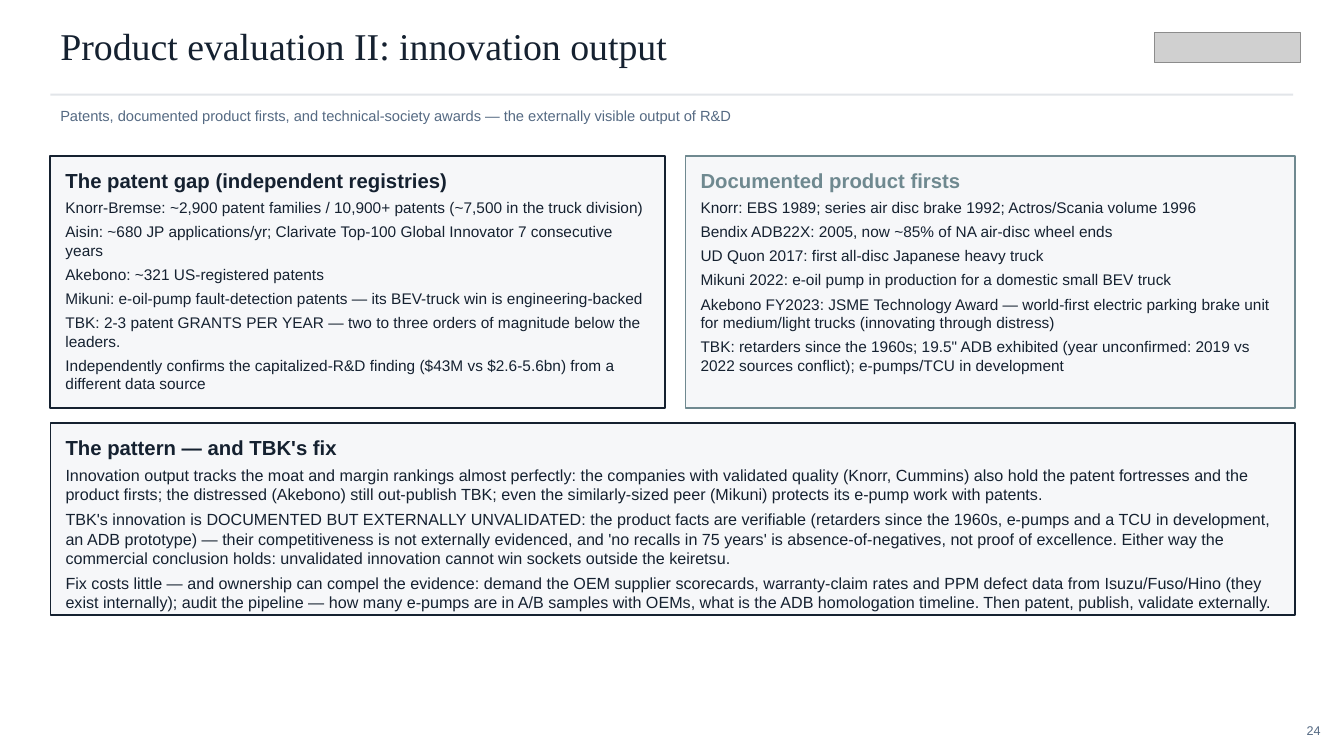
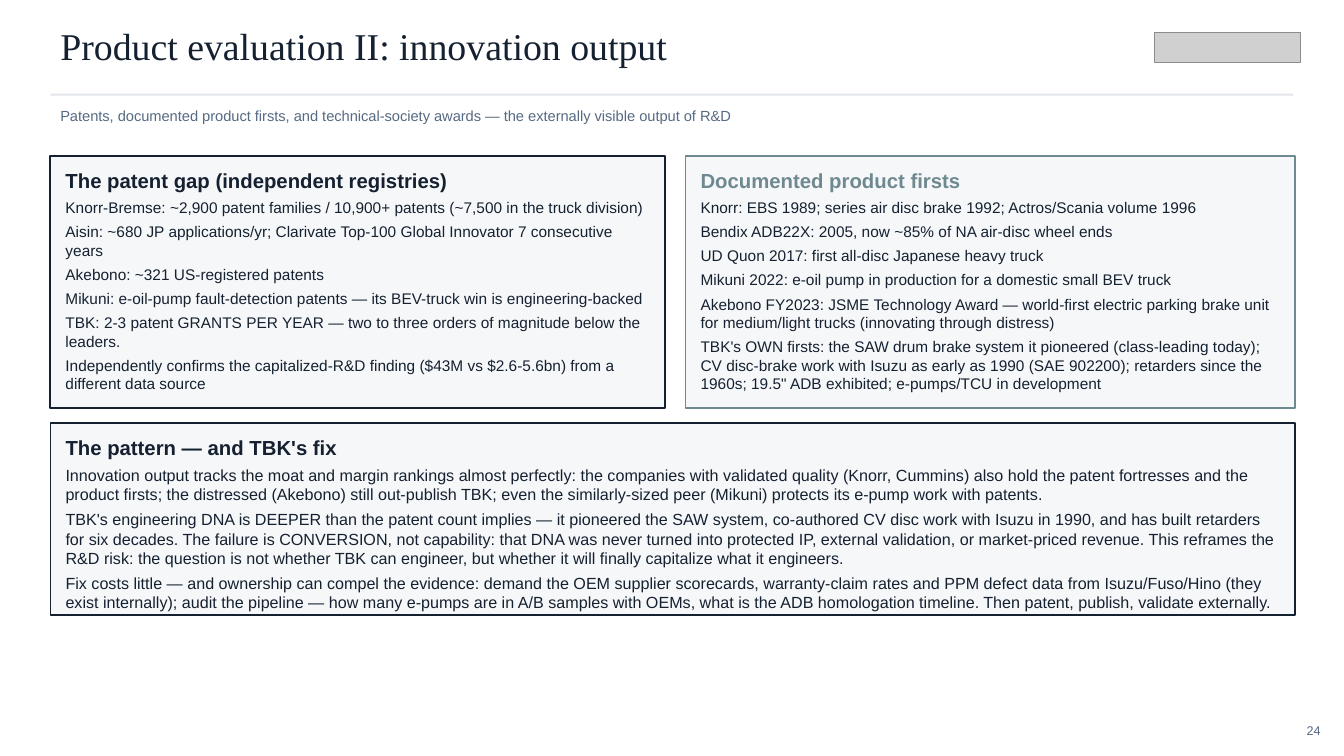
Before and after one commit to charette-lab/Claude, a slide deck: slide 24 of TBK_rd_gap_slides.pptx. Drawn at 1344x756 pixels with LibreOffice and Linux fonts; fonts in the diff are those of the drawing; grey boxes stand for pictures. Boxes give left, top, right and bottom in pixels: in the first picture for what was removed or moved away, otherwise in the second. Text is boxed around its words. In the diff, an @@ line names an element or a change of style, - is before the commit and + after.

```diff
--- a/TBK_rd_gap_slides.pptx
+++ b/TBK_rd_gap_slides.pptx
@@ text in rectangle at [701,341,1262,392]: text changed @@
-TBK: retarders since the 1960s; 19.5" ADB exhibited (year unconfirmed: 2019 vs 2022 sources conflict); e-pumps/TCU in development
+TBK's OWN firsts: the SAW drum brake system it pioneered (class-leading today); CV disc-brake work with Isuzu as early as 1990 (SAE 902200); retarders since the 1960s; 19.5" ADB exhibited; e-pumps/TCU in development
@@ text in rectangle at [66,513,1274,568]: text changed @@
-TBK's innovation is DOCUMENTED BUT EXTERNALLY UNVALIDATED: the product facts are verifiable (retarders since the 1960s, e-pumps and a TCU in development, an ADB prototype) — their competitiveness is not externally evidenced, and 'no recalls in 75 years' is absence-of-negatives, not proof of excellence. Either way the commercial conclusion holds: unvalidated innovation cannot win sockets outside the keiretsu.
+TBK's engineering DNA is DEEPER than the patent count implies — it pioneered the SAW system, co-authored CV disc work with Isuzu in 1990, and has built retarders for six decades. The failure is CONVERSION, not capability: that DNA was never turned into protected IP, external validation, or market-priced revenue. This reframes the R&D risk: the question is not whether TBK can engineer, but whether it will finally capitalize what it engineers.
```
Also in this commit, not shown: 2 other files.
